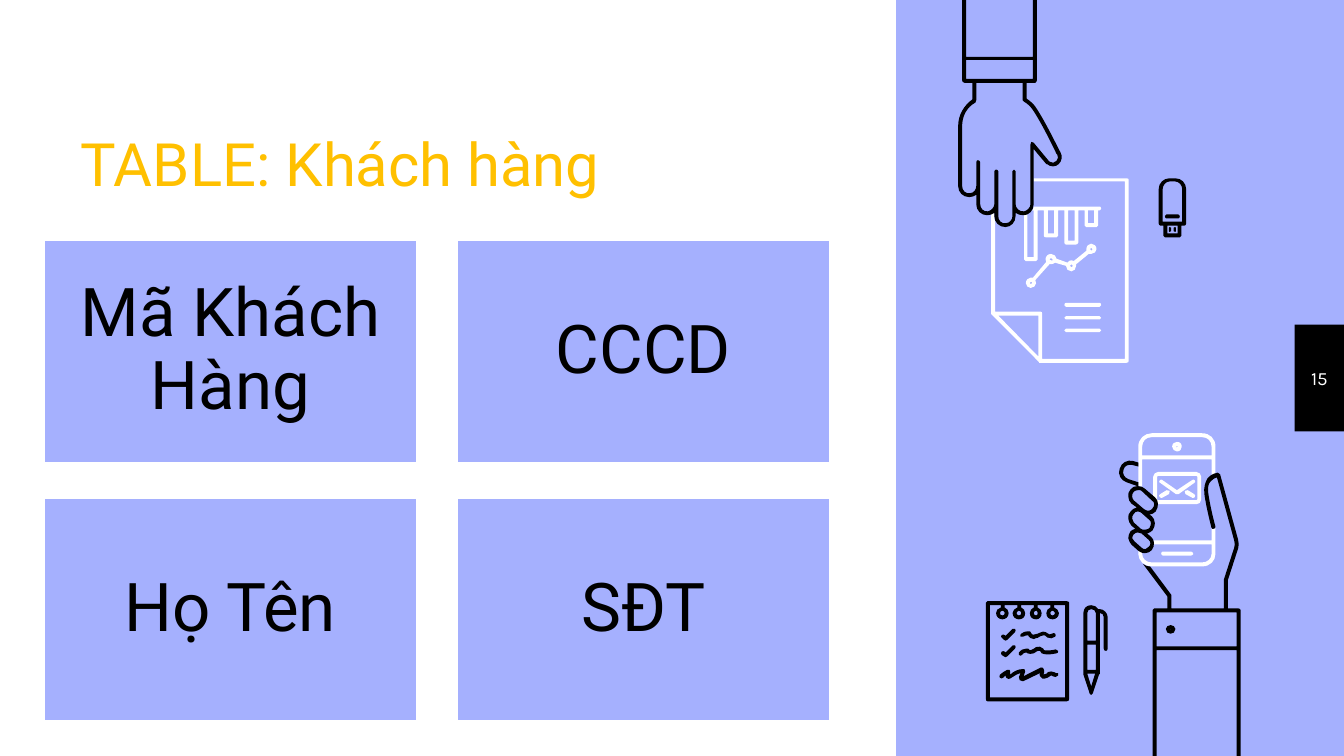
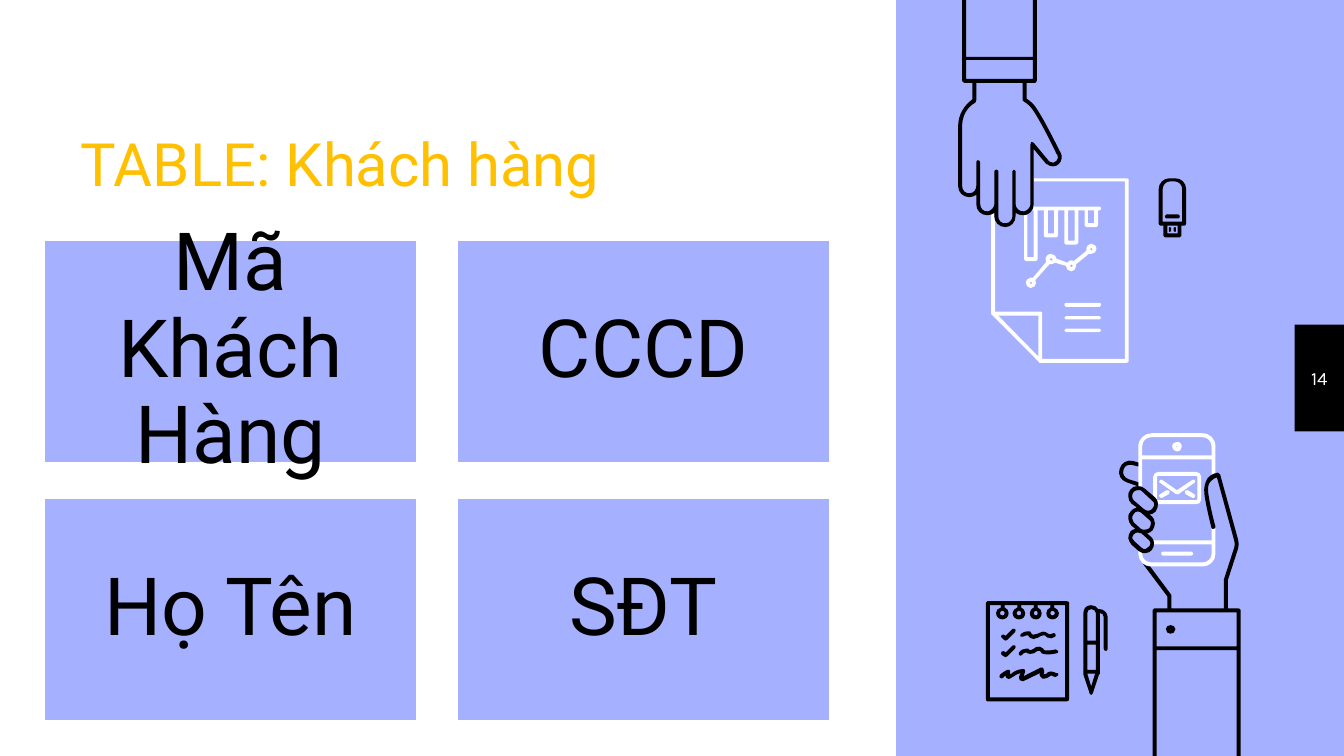
Before and after one commit to thuypt102/Practice-teamwork-01, a slide deck: slide 14 of Quản lý bãi đỗ xe.pptx (slide 15 before the commit). Drawn at 1344x756 pixels with LibreOffice and Linux fonts; fonts in the diff are those of the drawing. Boxes give left, top, right and bottom in pixels: in the first picture for what was removed or moved away, otherwise in the second. Text is boxed around its words. In the diff, an @@ line names an element or a change of style, - is before the commit and + after.

```diff
--- a/Quản lý bãi đỗ xe.pptx
+++ b/Quản lý bãi đỗ xe.pptx
@@ page number at (x1=1311, y1=373, x2=1328, y2=385): text changed @@
-15
+14
@@ size 36 to 43 pt; more space between paragraphs in 4 elements at (x1=118, y1=217, x2=342, y2=483), (x1=539, y1=319, x2=748, y2=378), (x1=105, y1=574, x2=357, y2=649), (x1=569, y1=577, x2=717, y2=636) @@
```
Also in this commit, not shown: 10 other slides changed, 1 slide added, 2 slides removed.
